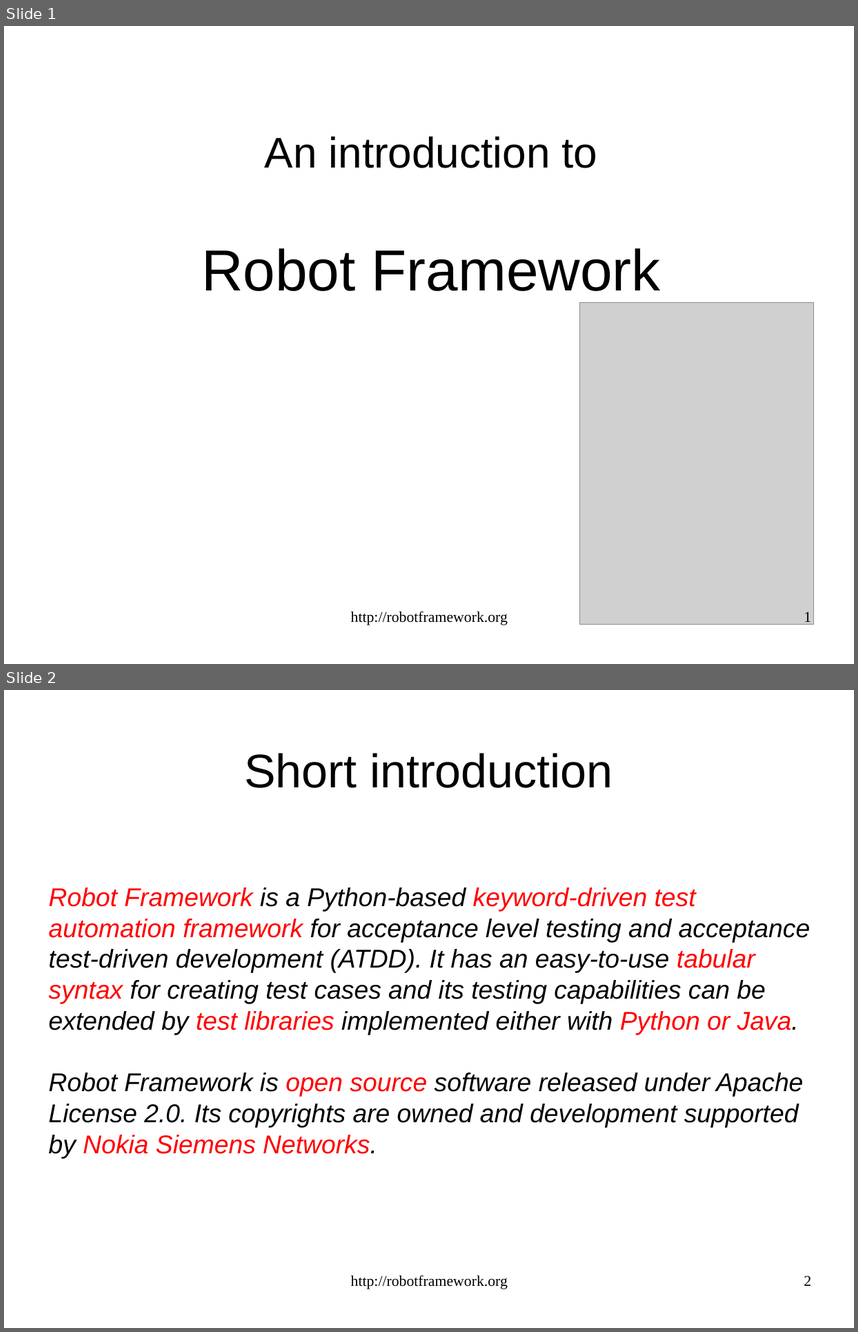
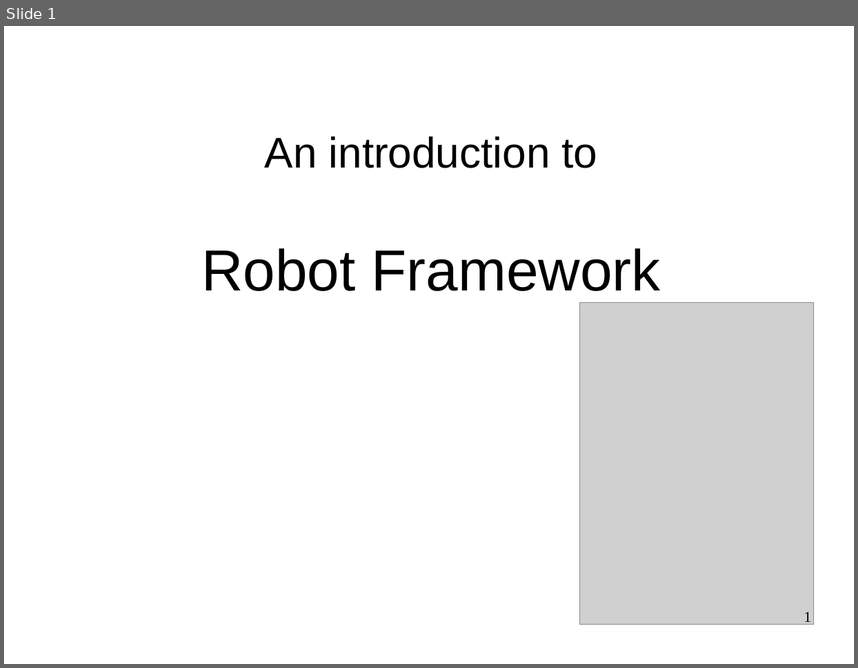
Before and after one commit to gdw2/robot-framework, a slide deck: proto/slides/demoslides.odp. Shown one above the other, each under a label of ours: slides 1 and 2 before the commit, slide 1 after it. The pictures are 858x1332 and 858x668 pixels, drawn with LibreOffice and Linux fonts; fonts in the diff are those of the drawing; grey boxes stand for pictures. Boxes give left, top, right and bottom in pixels: in the first picture for what was removed or moved away, otherwise in the second. Text is boxed around its words. In the diff, an @@ line names an element or a change of style, - is before the commit and + after.

Commit message:
slightly updated to be used in an introduction session today

```diff
--- a/proto/slides/demoslides.odp
+++ b/proto/slides/demoslides.odp
@@ slide 2 removed at (x1=4, y1=690, x2=854, y2=1328), background #FFFFFF @@
@@ title removed at (x1=244, y1=753, x2=613, y2=788) @@
-Short introduction
@@ subtitle removed at (x1=49, y1=887, x2=811, y2=1158) @@
-Robot Framework is a Python-based keyword-driven test automation framework for acceptance level testing and acceptance test-driven development (ATDD). It has an easy-to-use tabular syntax for creating test cases and its testing capabilities can be extended by test libraries implemented either with Python or Java.
-Robot Framework is open source software released under Apache License 2.0. Its copyrights are owned and development supported by Nokia Siemens Networks.
@@ text removed at (x1=351, y1=1274, x2=508, y2=1289) @@
-http://robotframework.org
@@ page number removed at (x1=804, y1=1275, x2=811, y2=1285) @@
-2
@@ slide 1 changed as well @@
@@ text removed at (x1=351, y1=610, x2=508, y2=625) @@
-http://robotframework.org
```
Also in this commit, not shown: 25 other slides changed, 1 slide added.
